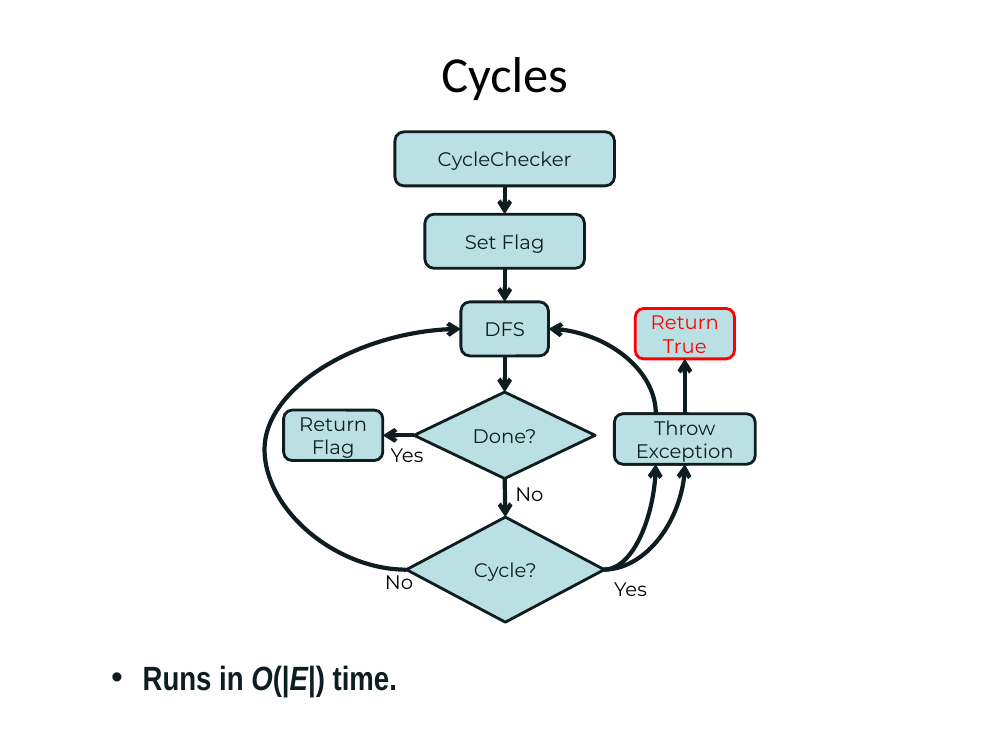
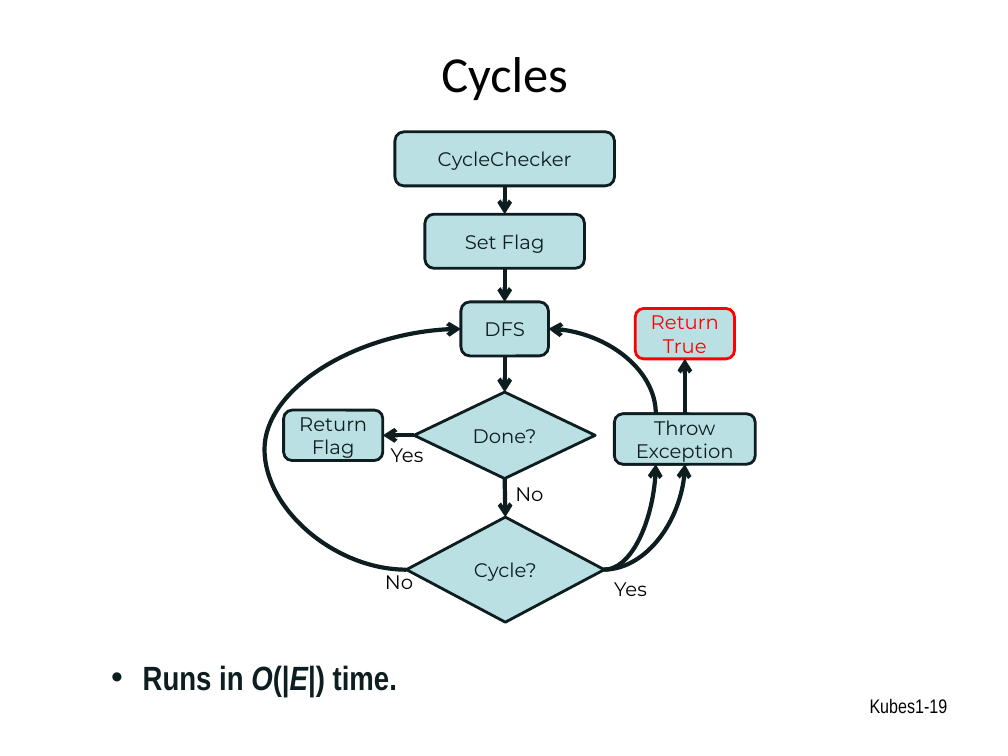
Before and after one commit to toomanyjoes/spring2011-cs392, a slide deck: slide 19 of GPL.pptx. Drawn at 1008x756 pixels with LibreOffice and Linux fonts; fonts in the diff are those of the drawing. Boxes give left, top, right and bottom in pixels: in the first picture for what was removed or moved away, otherwise in the second. Text is boxed around its words. In the diff, an @@ line names an element or a change of style, - is before the commit and + after.

```diff
--- a/GPL.pptx
+++ b/GPL.pptx
@@ page number added at bbox=[870, 698, 948, 714], 14 pt, text #000000 @@
+Kubes1-19
```
Also in this commit, not shown: 23 other slides changed.
